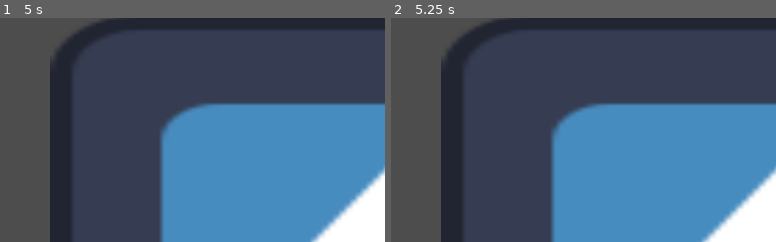
Above: before the commit, frames 1-2 (left to right).
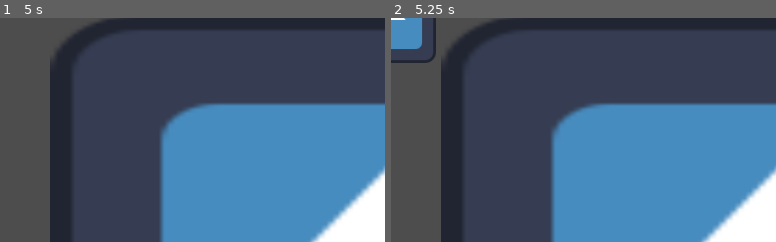
Above: after the commit, the same moments.

Repository: 0xspiderr/itec-2026
Game: Godot game, scene res://_level/level_1.tscn
The game is run twice, just before and just after one commit, with the same random seed, the same clock (stepped at 60 frames per second) and the same inputs. This scene is started directly instead of the project's main scene. The engine's default icon, where the game draws it, is replaced by a stand-in: a white triangle on a blue panel in a dark square.
Inputs:
- Up to frame 1 (5 s): tap Enter at 0.5, 2, 3.5 s; hold D (right) 0.53-1.28 s; tap Space at 1.25, 2.75, 4.25 s; hold Down (down) 1.28-2.03 s; hold D (right) 2.03-2.78 s; hold W (up) 2.78-3.53 s; hold A (left) from 3.53 s (still down)
- Up to frame 2 (5.25 s): release A (left) at 5.03 s; hold Down (down) from 5.03 s (still down)
The pictures show only the part of the screen within x 0-50%, y 0-50%; the shares and areas given below are measured in that part.

Frame 1 is identical in both runs. In frame 2, 1.4% of the frame differs, in the area x 0-12%, y 0-21%.

Commit message:
added: pickable items

Diff:
--- a/_level/level_1.tscn
+++ b/_level/level_1.tscn
@@ -2,16 +2,19 @@
 
 [ext_resource type="Texture2D" uid="uid://bydh5cqb6r4py" path="res://icon.svg" id="1_42i0l"]
 [ext_resource type="Script" uid="uid://bcdqsxsl18nyn" path="res://_level/level_manager.gd" id="1_xtfeo"]
-[ext_resource type="SpriteFrames" uid="uid://cqx3n6ovknur7" path="res://_rat/sprite_anim_resources/rat_variation_1.tres" id="2_7epgt"]
-[ext_resource type="SpriteFrames" uid="uid://cpe0b7qnsks6c" path="res://_rat/sprite_anim_resources/rat_variation_2.tres" id="3_xmt5o"]
 
 [node name="Level1" type="Node2D" unique_id=1302037982]
 script = ExtResource("1_xtfeo")
-player_sprite_frames = Array[SpriteFrames]([ExtResource("2_7epgt"), ExtResource("3_xmt5o")])
 
 [node name="PlayerSpawner" type="MultiplayerSpawner" parent="." unique_id=503721255]
 _spawnable_scenes = PackedStringArray("uid://do03p4467dnyq")
 spawn_path = NodePath("../Players")
+
+[node name="ItemSpawner" type="MultiplayerSpawner" parent="." unique_id=704228819]
+_spawnable_scenes = PackedStringArray("uid://ckl8vqyes3cml")
+spawn_path = NodePath("../PickableItems")
+
+[node name="PickableItems" type="Node" parent="." unique_id=1090667728]
 
 [node name="Players" type="Node" parent="." unique_id=1849083307]
 
@@ -29,3 +32,6 @@
 position = Vector2(587, 338)
 scale = Vector2(8.046875, 5.34375)
 texture = ExtResource("1_42i0l")
+
+[node name="ItemSpawnTimer" type="Timer" parent="." unique_id=1399354534]
+wait_time = 5.0
--- a/_level/level_manager.gd
+++ b/_level/level_manager.gd
@@ -4,10 +4,17 @@
 const RAT = preload("uid://do03p4467dnyq")
 @onready var players: Node = $Players
 @onready var spawn_points: Node = $SpawnPoints
+@onready var item_spawn_timer: Timer = $ItemSpawnTimer
+
+const PICKABLE_ITEM = preload("uid://ckl8vqyes3cml")
+@onready var pickable_items: Node = $PickableItems
 
 
 func _ready() -> void:
 	_spawn_rats()
+
+	item_spawn_timer.timeout.connect(_on_spawn_item)
+	item_spawn_timer.start()
 
 
 func _spawn_rats() -> void:
@@ -15,6 +22,7 @@
 		return
 
 	var spawns = spawn_points.get_children()
+
 	var index: int = 0
 	for id in NetworkManager.peers:
 		var new_rat = RAT.instantiate() as RatController
@@ -22,6 +30,17 @@
 		new_rat.position = spawn_point.position
 		new_rat.name = str(id)
 		new_rat.player_id = id
-		new_rat.sprite_frame_index = index
+		new_rat.sprite_frame_index = index % new_rat.player_sprite_frames.size()
 		index += 1
 		players.add_child(new_rat, true)
+
+
+# we should add random spawnpoints all over the map for this
+func _on_spawn_item() -> void:
+	if not multiplayer.is_server():
+		return
+
+	var new_item = PICKABLE_ITEM.instantiate() as PickableItem
+	new_item.position = Vector2(1, 1)
+	new_item.name = "carrot"
+	pickable_items.add_child(new_item, true)
--- a/_rat/rat.gd
+++ b/_rat/rat.gd
@@ -14,7 +14,13 @@
 @onready var input_component: InputComponent = $InputComponent
 @onready var animated_sprite_2d: AnimatedSprite2D = $AnimatedSprite2D
 @export var player_sprite_frames: Array[SpriteFrames]
-
+const ANIM_MAP = {
+	Vector2.ZERO: &"idle",
+	Vector2.LEFT: &"walk_left",
+	Vector2.RIGHT: &"walk_left", # this will be flipped
+	Vector2.UP: &"walk_up",
+	Vector2.DOWN: &"walk_down"
+}
 
 func _ready() -> void:
 	var sprite_frame = player_sprite_frames.get(sprite_frame_index)
@@ -29,21 +35,21 @@
 		return
 
 	_move_player()
+	_animate_player()
 	move_and_slide()
 
 
 func _move_player() -> void:
-	if input_component.direction == Vector2.ZERO:
-		animated_sprite_2d.play(&"idle")
-	elif input_component.direction == Vector2.LEFT:
-		animated_sprite_2d.flip_h = false
-		animated_sprite_2d.play(&"walk_left")
-	elif input_component.direction == Vector2.RIGHT:
-		animated_sprite_2d.flip_h = true
-		animated_sprite_2d.play(&"walk_left")
-	elif input_component.direction == Vector2.DOWN:
-		animated_sprite_2d.play(&"walk_down")
-	elif input_component.direction == Vector2.UP:
-		animated_sprite_2d.play(&"walk_up")
+	velocity = input_component.direction * SPEED
 
-	velocity = input_component.direction * SPEED
+func _animate_player() -> void:
+	var dir = input_component.direction
+	if ANIM_MAP.has(dir):
+		animated_sprite_2d.play(ANIM_MAP[dir])
+
+	if dir.x != 0:
+		animated_sprite_2d.flip_h = (dir == Vector2.RIGHT)
+
+
+func item_pickup() -> void:
+	print("hello world")
--- a/node_3d.tscn
+++ /dev/null
@@ -1,3 +0,0 @@
-[gd_scene format=3 uid="uid://1gvi82m38xwf"]
-
-[node name="Node3D" type="Node3D" unique_id=1306140382]
--- /dev/null
+++ b/pickable_item/pickable_item.gd
@@ -0,0 +1,19 @@
+class_name PickableItem extends Node2D
+
+
+@export var item_name: String = "default"
+
+
+func _on_area_2d_body_entered(body: Node2D) -> void:
+	if not multiplayer.is_server():
+		return
+
+	if body is RatController:
+		_pickup(body)
+
+
+func _pickup(body: RatController) -> void:
+	if body.has_method("item_pickup"):
+		body.item_pickup()
+
+	queue_free()
--- /dev/null
+++ b/pickable_item/pickable_item.tscn
@@ -0,0 +1,20 @@
+[gd_scene format=3 uid="uid://ckl8vqyes3cml"]
+
+[ext_resource type="Script" uid="uid://bsv2lskis8b7v" path="res://pickable_item/pickable_item.gd" id="1_6w6i5"]
+[ext_resource type="Texture2D" uid="uid://bydh5cqb6r4py" path="res://icon.svg" id="1_lxtxh"]
+
+[sub_resource type="CircleShape2D" id="CircleShape2D_6w6i5"]
+radius = 48.010414
+
+[node name="PickableItem" type="Node2D" unique_id=2025876948]
+script = ExtResource("1_6w6i5")
+
+[node name="Sprite2D" type="Sprite2D" parent="." unique_id=1313488417]
+texture = ExtResource("1_lxtxh")
+
+[node name="Area2D" type="Area2D" parent="." unique_id=1444202277]
+
+[node name="CollisionShape2D" type="CollisionShape2D" parent="Area2D" unique_id=1854040611]
+shape = SubResource("CircleShape2D_6w6i5")
+
+[connection signal="body_entered" from="Area2D" to="." method="_on_area_2d_body_entered"]
Not shown, added: pickable_item/pickable_item.gd.uid
